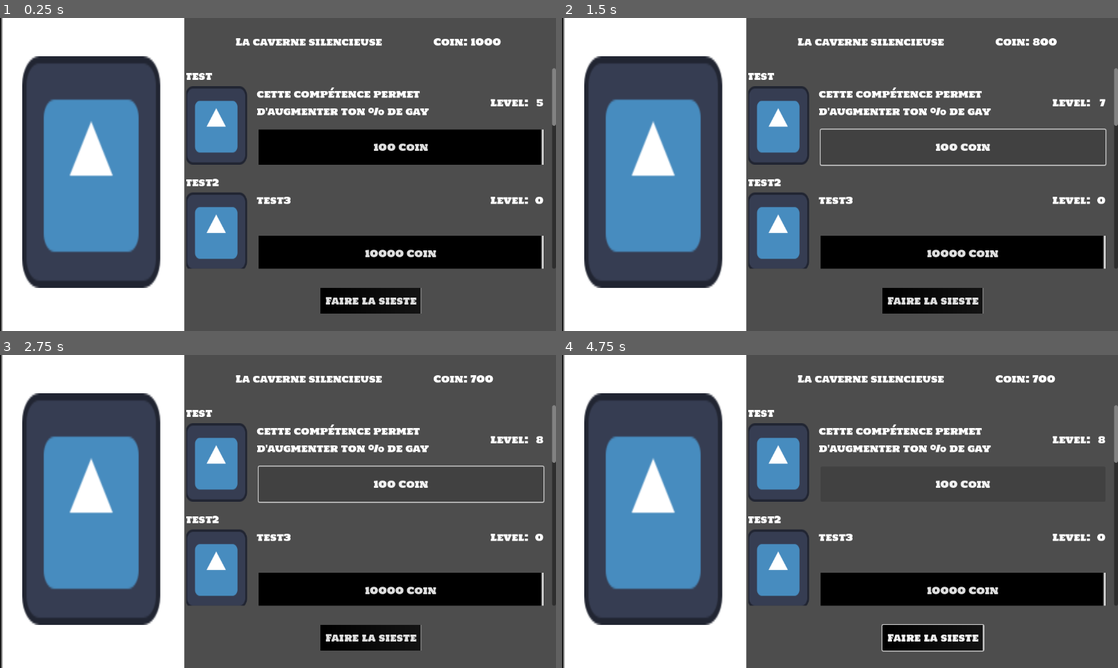
Above: before the commit, frames 1-4 (two rows, left to right).
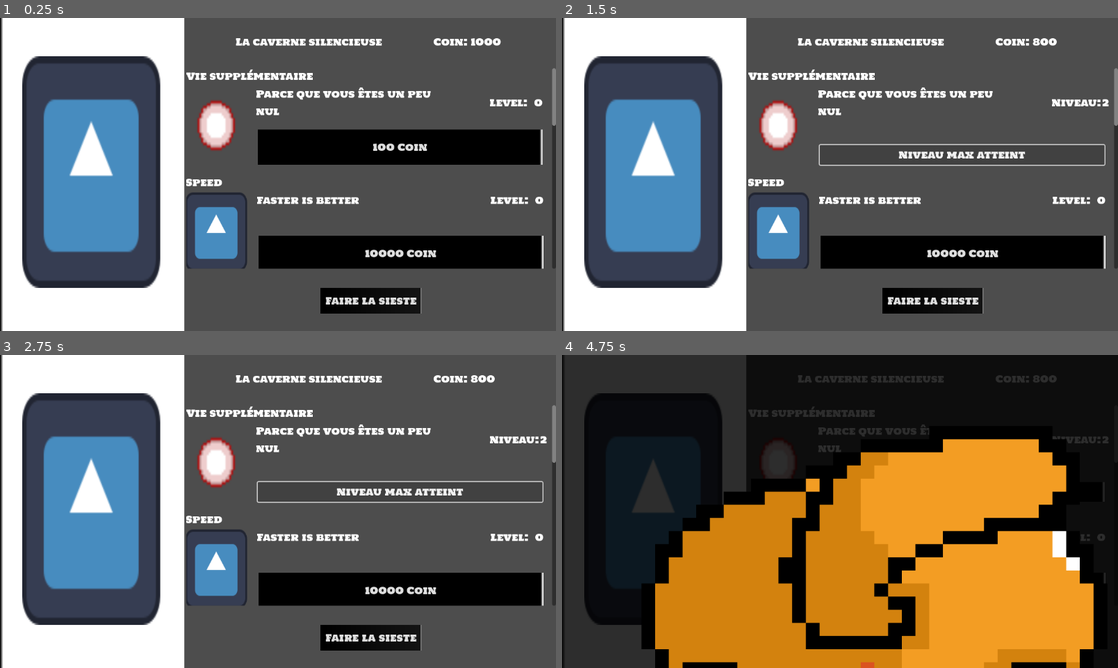
Above: after the commit, the same moments.

Repository: Nolucci/CGJ2025
Game: Godot game, scene res://scenes/buyBonusPage.tscn
Same seed, same stepped clock (60 frames per second), same inputs: the game is played once before the commit and once after it. The engine's default icon, where the game draws it, is replaced by a stand-in: a white triangle on a blue panel in a dark square.
Inputs (mouse positions are in pixels of both pictures, inside the frame that each line leads up to):
- Up to frame 1 (0.25 s): no input
- Up to frame 2 (1.5 s): click "100 Coin" at 0.5 s; click (962, 155) at 1.25 s, where only the run after the commit has a clickable "100 Patoune"
- Up to frame 3 (2.75 s): click (400, 492) at 2 s, where only the run after the commit has a clickable "Niveau max atteint"
- Up to frame 4 (4.75 s): click "10000 Coin" at 2.75 s; click "Faire la sieste" at 3.5 s; move the mouse to (962, 495) at 4.27 s; hold D (move_right) from 4.28 s (still down); hold S (move_bot) from 4.28 s (still down)

The runs differ from the first frame. In frame 1, 3.6% of the frame differs, in the area x 33-98%, y 16-60%; in frame 2, 4.5%; in frame 3, 4.6%; in frame 4, 99%, in the area x 0-100%, y 0-100%.
Error before the commit: Attempt to call function 'play' in base 'null instance' on a null instance. (res://scripts/buy_bonus_page.gd:43)

Commit message:
Ajout animation de transition

Diff:
--- a/resources/player_data/upgrade.gd
+++ b/resources/player_data/upgrade.gd
@@ -7,3 +7,4 @@
 @export var price: int
 @export var max_level: int
 @export var current_level: int
+@export var icon: Texture2D = preload("res://icon.svg")
--- a/scenes/buyBonusPage.tscn
+++ b/scenes/buyBonusPage.tscn
@@ -1,9 +1,10 @@
-[gd_scene load_steps=15 format=3 uid="uid://ccak2hcy0s5jm"]
+[gd_scene load_steps=27 format=3 uid="uid://ccak2hcy0s5jm"]
 
 [ext_resource type="Script" path="res://scripts/buy_bonus_page.gd" id="1_avfc3"]
 [ext_resource type="Texture2D" uid="uid://cssb7carlqo26" path="res://icon.svg" id="1_m6gbt"]
 [ext_resource type="FontFile" uid="uid://cye4dst74ga0q" path="res://font/HoltwoodOneSC.ttf" id="2_loy3t"]
 [ext_resource type="PackedScene" uid="uid://cvcv2rfxcmlsy" path="res://ui/buyMenuButton.tscn" id="2_tdeeq"]
+[ext_resource type="Texture2D" uid="uid://b0gcdgk440dfb" path="res://resources/Cat_Roll_Animation_color.png" id="5_j3yb4"]
 
 [sub_resource type="Gradient" id="Gradient_4lu3y"]
 offsets = PackedFloat32Array(0, 0.0151515)
@@ -39,6 +40,172 @@
 texture_margin_top = 10.0
 texture_margin_right = 10.0
 texture_margin_bottom = 10.0
+
+[sub_resource type="AtlasTexture" id="AtlasTexture_ixgop"]
+atlas = ExtResource("5_j3yb4")
+region = Rect2(0, 0, 1600, 1600)
+
+[sub_resource type="AtlasTexture" id="AtlasTexture_pc5ax"]
+atlas = ExtResource("5_j3yb4")
+region = Rect2(1600, 0, 1600, 1600)
+
+[sub_resource type="AtlasTexture" id="AtlasTexture_cku0b"]
+atlas = ExtResource("5_j3yb4")
+region = Rect2(3200, 0, 1600, 1600)
+
+[sub_resource type="AtlasTexture" id="AtlasTexture_mmgo8"]
+atlas = ExtResource("5_j3yb4")
+region = Rect2(0, 1600, 1600, 1600)
+
+[sub_resource type="AtlasTexture" id="AtlasTexture_itnal"]
+atlas = ExtResource("5_j3yb4")
+region = Rect2(1600, 1600, 1600, 1600)
+
+[sub_resource type="AtlasTexture" id="AtlasTexture_giv4x"]
+atlas = ExtResource("5_j3yb4")
+region = Rect2(3200, 1600, 1600, 1600)
+
+[sub_resource type="AtlasTexture" id="AtlasTexture_vh5qx"]
+atlas = ExtResource("5_j3yb4")
+region = Rect2(0, 3200, 1600, 1600)
+
+[sub_resource type="SpriteFrames" id="SpriteFrames_6ch8b"]
+animations = [{
+"frames": [{
+"duration": 1.0,
+"texture": SubResource("AtlasTexture_ixgop")
+}, {
+"duration": 1.0,
+"texture": SubResource("AtlasTexture_pc5ax")
+}, {
+"duration": 1.0,
+"texture": SubResource("AtlasTexture_cku0b")
+}, {
+"duration": 1.0,
+"texture": SubResource("AtlasTexture_mmgo8")
+}, {
+"duration": 1.0,
+"texture": SubResource("AtlasTexture_itnal")
+}, {
+"duration": 1.0,
+"texture": SubResource("AtlasTexture_giv4x")
+}, {
+"duration": 1.0,
+"texture": SubResource("AtlasTexture_vh5qx")
+}],
+"loop": true,
+"name": &"default",
+"speed": 5.0
+}]
+
+[sub_resource type="Animation" id="Animation_iuo51"]
+resource_name = "to new page"
+length = 3.0
+tracks/0/type = "value"
+tracks/0/imported = false
+tracks/0/enabled = true
+tracks/0/path = NodePath("AnimatedSprite2D:position")
+tracks/0/interp = 1
+tracks/0/loop_wrap = true
+tracks/0/keys = {
+"times": PackedFloat32Array(0, 0.0666667, 2.96667),
+"transitions": PackedFloat32Array(1, 1, 1),
+"update": 0,
+"values": [Vector2(733, 2426), Vector2(673, 1317), Vector2(605, -693)]
+}
+tracks/1/type = "value"
+tracks/1/imported = false
+tracks/1/enabled = true
+tracks/1/path = NodePath("AnimatedSprite2D:frame")
+tracks/1/interp = 1
+tracks/1/loop_wrap = true
+tracks/1/keys = {
+"times": PackedFloat32Array(0.0333333, 0.466667, 0.9, 1.36667, 1.8, 2.23333),
+"transitions": PackedFloat32Array(1, 1, 1, 1, 1, 1),
+"update": 1,
+"values": [1, 2, 3, 4, 5, 6]
+}
+tracks/2/type = "value"
+tracks/2/imported = false
+tracks/2/enabled = true
+tracks/2/path = NodePath("ColorRect:modulate")
+tracks/2/interp = 1
+tracks/2/loop_wrap = true
+tracks/2/keys = {
+"times": PackedFloat32Array(0.0666667, 1.4),
+"transitions": PackedFloat32Array(1, 1),
+"update": 0,
+"values": [Color(1, 1, 1, 0), Color(0, 0, 0, 1)]
+}
+tracks/3/type = "value"
+tracks/3/imported = false
+tracks/3/enabled = true
+tracks/3/path = NodePath("ColorRect:visible")
+tracks/3/interp = 1
+tracks/3/loop_wrap = true
+tracks/3/keys = {
+"times": PackedFloat32Array(0.1),
+"transitions": PackedFloat32Array(1),
+"update": 1,
+"values": [true]
+}
+
+[sub_resource type="Animation" id="Animation_p8fvk"]
+length = 3.0
+tracks/0/type = "value"
+tracks/0/imported = false
+tracks/0/enabled = true
+tracks/0/path = NodePath("AnimatedSprite2D:position")
+tracks/0/interp = 1
+tracks/0/loop_wrap = true
+tracks/0/keys = {
+"times": PackedFloat32Array(0, 2.96667),
+"transitions": PackedFloat32Array(1, 1),
+"update": 0,
+"values": [Vector2(576, 1186), Vector2(717, -739)]
+}
+tracks/1/type = "value"
+tracks/1/imported = false
+tracks/1/enabled = true
+tracks/1/path = NodePath("AnimatedSprite2D:frame")
+tracks/1/interp = 1
+tracks/1/loop_wrap = true
+tracks/1/keys = {
+"times": PackedFloat32Array(0, 0.5, 1, 1.5, 1.96667, 2.46667, 2.9),
+"transitions": PackedFloat32Array(1, 1, 1, 1, 1, 1, 1),
+"update": 1,
+"values": [0, 1, 2, 3, 4, 5, 6]
+}
+tracks/2/type = "value"
+tracks/2/imported = false
+tracks/2/enabled = true
+tracks/2/path = NodePath("ColorRect:modulate")
+tracks/2/interp = 1
+tracks/2/loop_wrap = true
+tracks/2/keys = {
+"times": PackedFloat32Array(0),
+"transitions": PackedFloat32Array(1),
+"update": 0,
+"values": [Color(1, 1, 1, 1)]
+}
+tracks/3/type = "value"
+tracks/3/imported = false
+tracks/3/enabled = true
+tracks/3/path = NodePath("ColorRect:visible")
+tracks/3/interp = 1
+tracks/3/loop_wrap = true
+tracks/3/keys = {
+"times": PackedFloat32Array(0),
+"transitions": PackedFloat32Array(1),
+"update": 1,
+"values": [true]
+}
+
+[sub_resource type="AnimationLibrary" id="AnimationLibrary_oua5a"]
+_data = {
+"RESET": SubResource("Animation_p8fvk"),
+"to new page": SubResource("Animation_iuo51")
+}
 
 [node name="BuyBonusPage" type="Control"]
 layout_mode = 3
@@ -138,4 +305,20 @@
 theme_override_styles/normal = SubResource("StyleBoxTexture_74yc6")
 text = "Faire la sieste"
 
+[node name="ColorRect" type="ColorRect" parent="."]
+offset_left = 2.0
+offset_right = 1536.0
+offset_bottom = 653.0
+color = Color(0, 0, 0, 1)
+
+[node name="AnimatedSprite2D" type="AnimatedSprite2D" parent="."]
+position = Vector2(576, 1186)
+scale = Vector2(0.887187, 0.84875)
+sprite_frames = SubResource("SpriteFrames_6ch8b")
+
+[node name="Transition" type="AnimationPlayer" parent="."]
+libraries = {
+"": SubResource("AnimationLibrary_oua5a")
+}
+
 [connection signal="pressed" from="Main/RigthPart/Footer/NewGame" to="." method="_on_new_game_pressed"]
--- a/scenes/player/player.tscn
+++ b/scenes/player/player.tscn
@@ -1,36 +1,40 @@
-[gd_scene load_steps=15 format=3 uid="uid://b0auwd0p4d0uu"]
+[gd_scene load_steps=16 format=3 uid="uid://b0auwd0p4d0uu"]
 
 [ext_resource type="Script" path="res://scripts/player/player.gd" id="1_f24cv"]
 [ext_resource type="Script" path="res://resources/player_data/player_data.gd" id="2_kyo3p"]
 [ext_resource type="Texture2D" uid="uid://cssb7carlqo26" path="res://icon.svg" id="2_v5h3j"]
 [ext_resource type="Script" path="res://resources/player_data/upgrade.gd" id="3_ta0nx"]
+[ext_resource type="Texture2D" uid="uid://sxvuiv8jy51f" path="res://addons/BulletUpHell/Bullet/Sprites/Bullet_3.png" id="4_kf7pl"]
 
 [sub_resource type="Resource" id="Resource_1ww7h"]
 script = ExtResource("3_ta0nx")
 primary_key = 0
-name = "test"
-description = "cette compétence permet d'augmenter ton % de gay"
+name = "Vie supplémentaire"
+description = "Parce que vous êtes un peu nul"
 price = 100
-max_level = 100
-current_level = 5
+max_level = 2
+current_level = 0
+icon = ExtResource("4_kf7pl")
 
 [sub_resource type="Resource" id="Resource_noxnv"]
 script = ExtResource("3_ta0nx")
 primary_key = 1
-name = "test2"
-description = "test3"
+name = "Speed"
+description = "Faster is better"
 price = 10000
 max_level = 1
 current_level = 0
+icon = ExtResource("2_v5h3j")
 
 [sub_resource type="Resource" id="Resource_cgfj3"]
 script = ExtResource("3_ta0nx")
 primary_key = 3
-name = "test3"
-description = "test3"
-price = 100
-max_level = 1
+name = "Shield"
+description = "Invincible for 3s"
+price = 500
+max_level = 5
 current_level = 0
+icon = ExtResource("2_v5h3j")
 
 [sub_resource type="Resource" id="Resource_x1oe8"]
 script = ExtResource("3_ta0nx")
@@ -40,6 +44,7 @@
 price = 200
 max_level = 2
 current_level = 0
+icon = ExtResource("2_v5h3j")
 
 [sub_resource type="Resource" id="Resource_e5ogb"]
 script = ExtResource("3_ta0nx")
@@ -49,6 +54,7 @@
 price = 1001
 max_level = 1
 current_level = 0
+icon = ExtResource("2_v5h3j")
 
 [sub_resource type="Resource" id="Resource_arwah"]
 script = ExtResource("3_ta0nx")
@@ -58,6 +64,7 @@
 price = 120
 max_level = 3
 current_level = 0
+icon = ExtResource("2_v5h3j")
 
 [sub_resource type="Resource" id="Resource_akhww"]
 script = ExtResource("3_ta0nx")
@@ -67,6 +74,7 @@
 price = 300
 max_level = 1
 current_level = 0
+icon = ExtResource("2_v5h3j")
 
 [sub_resource type="Resource" id="Resource_sppsm"]
 script = ExtResource("2_kyo3p")
--- a/scripts/buy_bonus_page.gd
+++ b/scripts/buy_bonus_page.gd
@@ -9,6 +9,7 @@
 
 # Called when the node enters the scene tree for the first time.
 func _ready() -> void:
+	$ColorRect.visible = false
 	#@TODO obliger de faire ça pour le moment car sinon data pas initialisé
 	if !player_instantiated:
 		var player_scene = preload("res://scenes/player/player.tscn")
@@ -40,7 +41,8 @@
 
 
 func _on_new_game_pressed() -> void:
-	transition.play("fade_out")
+	$ColorRect.visible = true
+	transition.play("to new page")
 
 
 func _on_transition_animation_finished(anim_name: StringName) -> void:
--- a/scripts/ui/buy_menu_button.gd
+++ b/scripts/ui/buy_menu_button.gd
@@ -29,8 +29,12 @@
 		$Main/MainContent/ImageCompetence.texture = preload("res://icon.svg")
 
 func update_information():
-	level.text = "Level: "+str(skill.current_level)
-	buy_button.text = str(skill.price) + " Coin"
+	if skill.current_level==skill.max_level:
+		buy_button.text = "Niveau max atteint"
+		buy_button.disabled
+	else:
+		buy_button.text = str(skill.price) + " Patoune"
+	level.text = "Niveau: "+str(skill.current_level)
 
 func _on_buy_button_pressed() -> void:
 	var upgrade:PlayerUpgrade = PlayerManager.player_data.find_upgrade_by_key(skill.primary_key)
Binary file added: addons/BulletUpHell/Bullet/Sprites/Cat_Roll_Animation_color.png
Not shown, added: addons/BulletUpHell/Bullet/Sprites/Cat_Roll_Animation_color.png.import
Binary file added: resources/Cat_Roll_Animation_color.png
Not shown, added: resources/Cat_Roll_Animation_color.png.import
